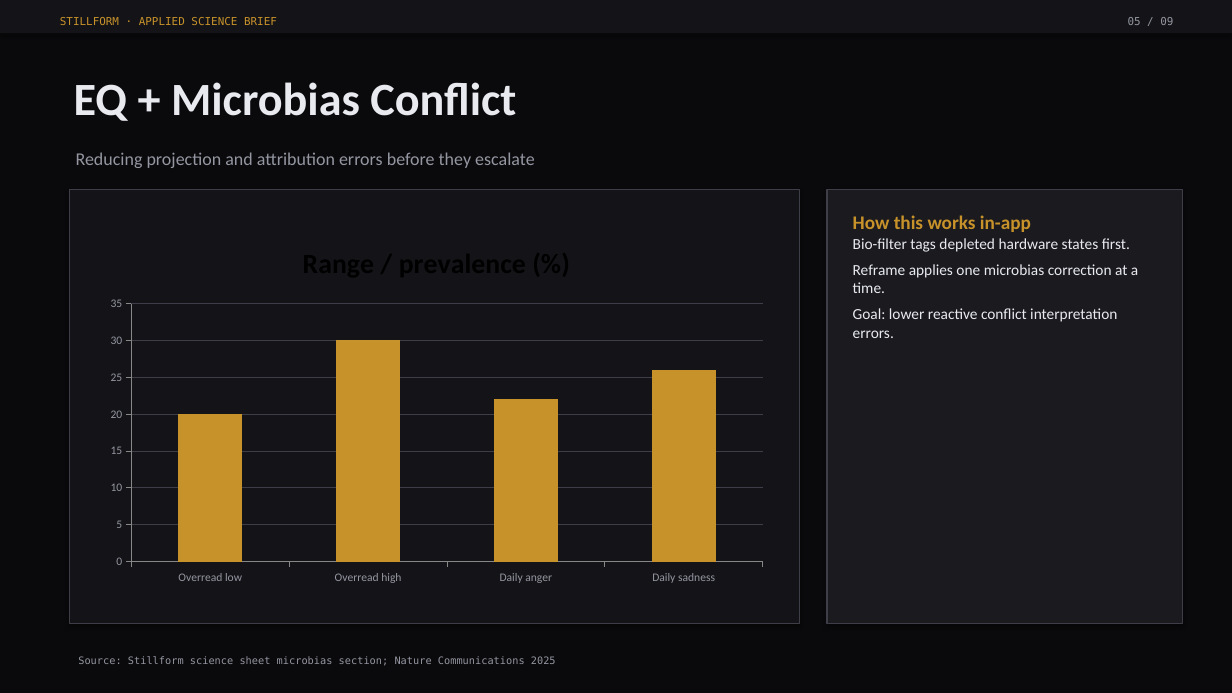
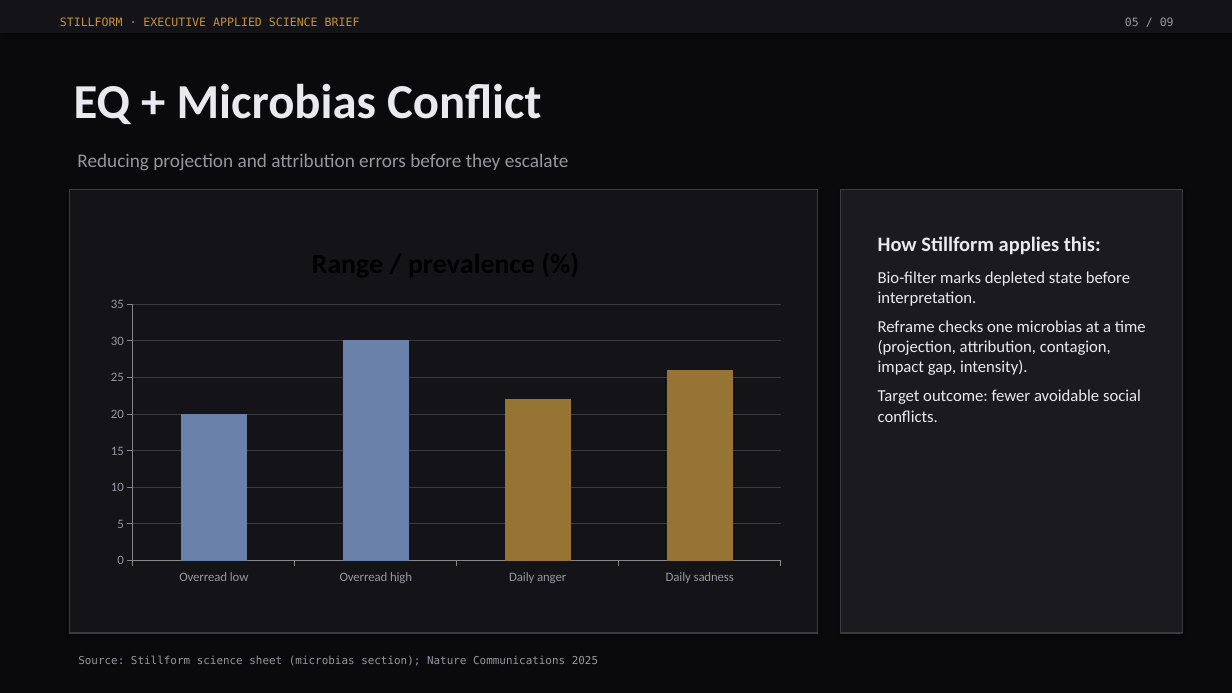
Before and after one commit to EmberEnterprises/Stillform, a slide deck: slide 5 of public/Stillform_Executive_Deck.pptx. Drawn at 1232x693 pixels with LibreOffice and Linux fonts; fonts in the diff are those of the drawing. Boxes give left, top, right and bottom in pixels: in the first picture for what was removed or moved away, otherwise in the second. Text is boxed around its words. In the diff, an @@ line names an element or a change of style, - is before the commit and + after.

```diff
--- a/public/Stillform_Executive_Deck.pptx
+++ b/public/Stillform_Executive_Deck.pptx
@@ text at <box>60,17,360,26</box>: text changed; size 8.5 to 9 pt @@
-STILLFORM · APPLIED SCIENCE BRIEF
+STILLFORM · EXECUTIVE APPLIED SCIENCE BRIEF
@@ text "05 / 09" at <box>1125,17,1174,26</box>: size 8.5 to 9 pt @@
@@ text "EQ + Microbias Conflict" at <box>74,83,541,124</box>: size 36 to 38 pt @@
@@ text "Reducing projection and attribution errors ..." at <box>77,153,569,171</box>: size 14 to 15 pt @@
@@ rectangle: place and size @@
-rectangle at <box>69,189,799,624</box>
+rectangle at <box>69,189,818,633</box>
@@ rectangle at <box>69,189,818,633</box>: outline #3D3E47 0.9 pt to #3A3A42 1 pt @@
@@ rectangle at <box>841,189,1183,633</box>: outline #3D3E47 0.9 pt to #3A3A42 1 pt @@
@@ rectangle: place and size @@
-rectangle at <box>827,189,1183,624</box>
+rectangle at <box>841,189,1183,633</box>
@@ column chart at <box>97,226,795,592</box> @@
@@ colours of single points changed @@
@@ category axis changed @@
@@ value axis changed @@
@@ column chart: place and size @@
-column chart at <box>97,226,776,592</box>
+column chart at <box>97,226,795,592</box>
@@ text at <box>878,236,1146,422</box>: text changed; size 12 to 13 pt @@
-How this works in-app
-Bio-filter tags depleted hardware states first.
-Reframe applies one microbias correction at a time.
-Goal: lower reactive conflict interpretation errors.
+How Stillform applies this:
+Bio-filter marks depleted state before interpretation.
+Reframe checks one microbias at a time (projection, attribution, contagion, impact gap, intensity).
+Target outcome: fewer avoidable social conflicts.
@@ text at <box>78,656,598,666</box>: text changed; size 8 to 8.5 pt @@
-Source: Stillform science sheet microbias section; Nature Communications 2025
+Source: Stillform science sheet (microbias section); Nature Communications 2025
```
Also in this commit, not shown: 5 other slides changed, 3 slides added, 3 slides removed, 2 other files.
